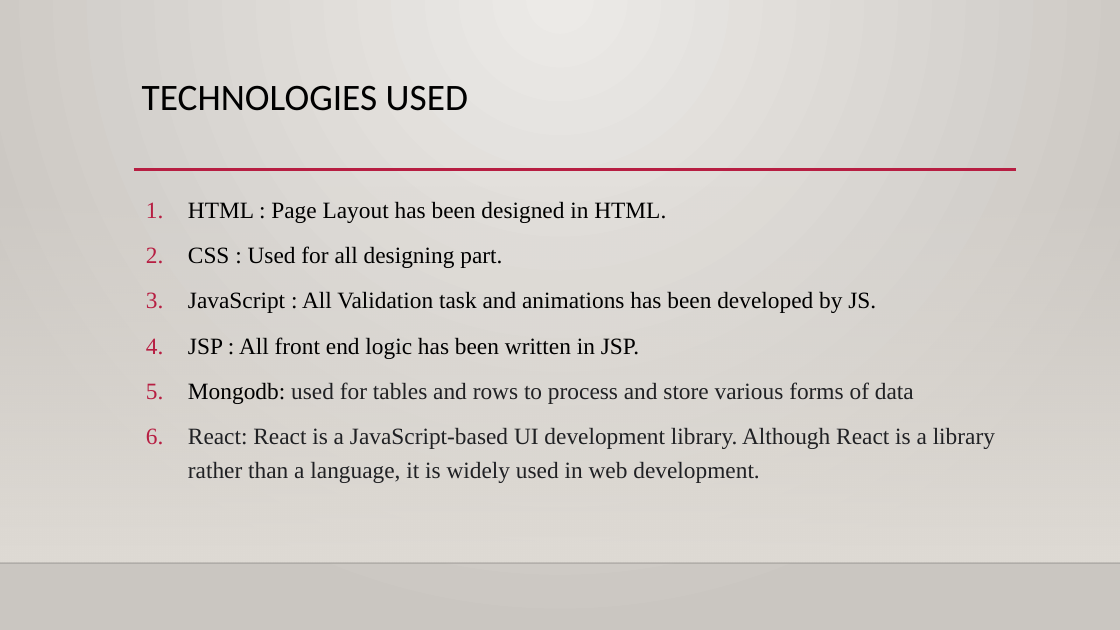
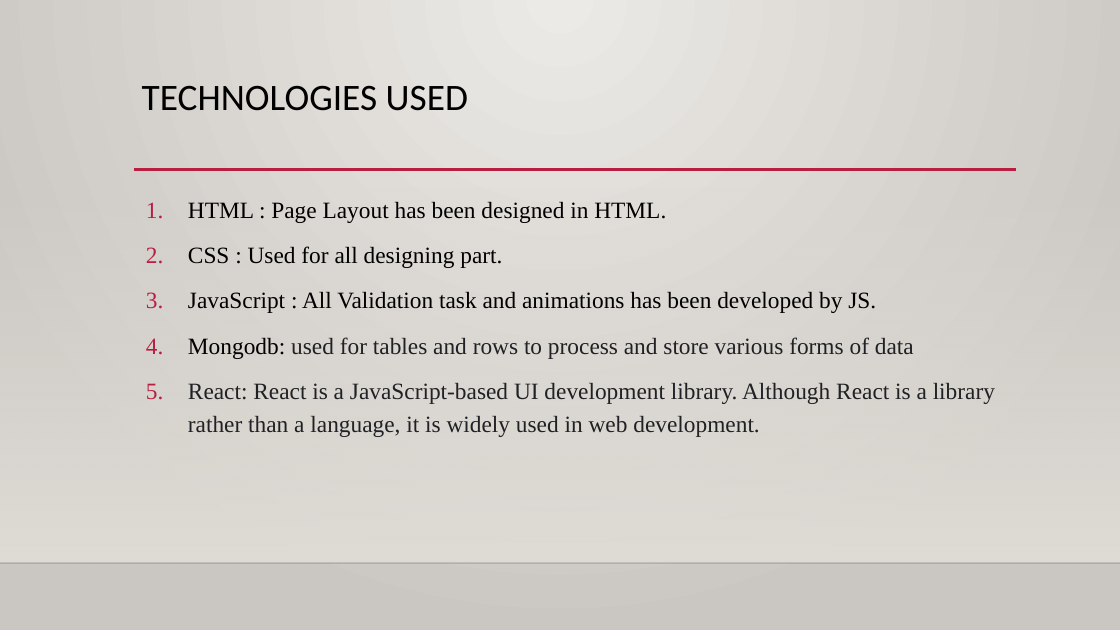
Before and after one commit to Gl-tch99/CDACProject, a slide deck: slide 21 of LetsCollab.pptx. Drawn at 1120x630 pixels with LibreOffice and Linux fonts; fonts in the diff are those of the drawing; background and template pictures are left out. Boxes give left, top, right and bottom in pixels: in the first picture for what was removed or moved away, otherwise in the second. Text is boxed around its words. In the diff, an @@ line names an element or a change of style, - is before the commit and + after.

```diff
--- a/LetsCollab.pptx
+++ b/LetsCollab.pptx
@@ text at [188, 337, 639, 359]: paragraph removed @@
-4. JSP : All front end logic has been written in JSP.
```
Also in this commit, not shown: 29 other files.
